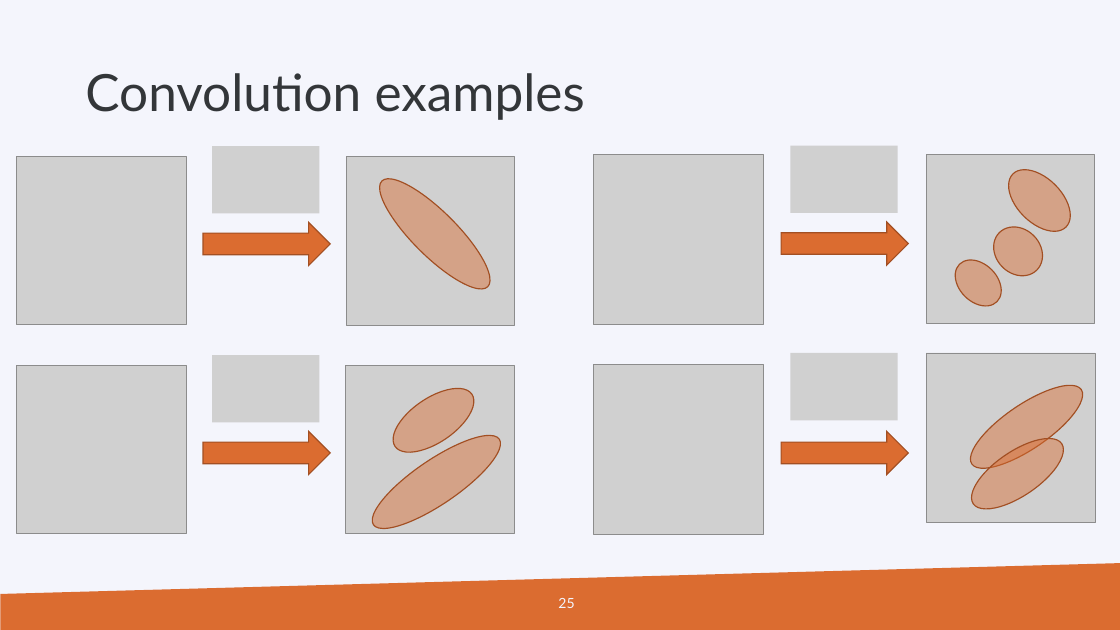
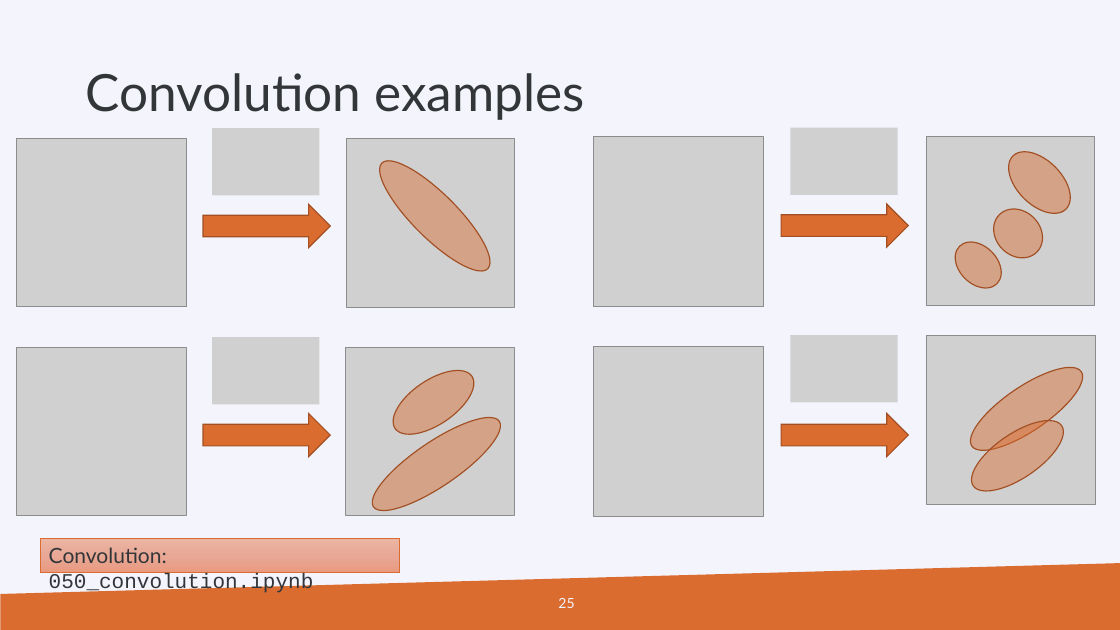
Before and after one commit to gjbex/PRACE_ML, a slide deck: slide 25 of prace_days_ml_2019.pptx. Drawn at 1120x630 pixels with LibreOffice and Linux fonts; fonts in the diff are those of the drawing; grey boxes stand for pictures; background and template pictures are left out. Boxes give left, top, right and bottom in pixels: in the first picture for what was removed or moved away, otherwise in the second. Text is boxed around its words. In the diff, an @@ line names an element or a change of style, - is before the commit and + after.

```diff
--- a/prace_days_ml_2019.pptx
+++ b/prace_days_ml_2019.pptx
@@ 3 pictures, 3 ellipses: place and size @@
-3 pictures, 3 ellipses at (17, 145, 1082, 534)
+3 pictures, 3 ellipses at (17, 128, 1082, 517)
@@ 9 pictures, 5 ellipses, 4 right arrows: place and size @@
-9 pictures, 5 ellipses, 4 right arrows at (17, 146, 1095, 543)
+9 pictures, 5 ellipses, 4 right arrows at (17, 128, 1095, 525)
@@ rectangle added at (40, 539, 399, 572), fill gradient #EDB5A4 to #E8A996 to #EA9B82, outline #DB6C30 0.5 pt, 18 pt, text #333639 @@
+Convolution: 050_convolution.ipynb
```
Also in this commit, not shown: 1 other slide changed, 1 slide added.
